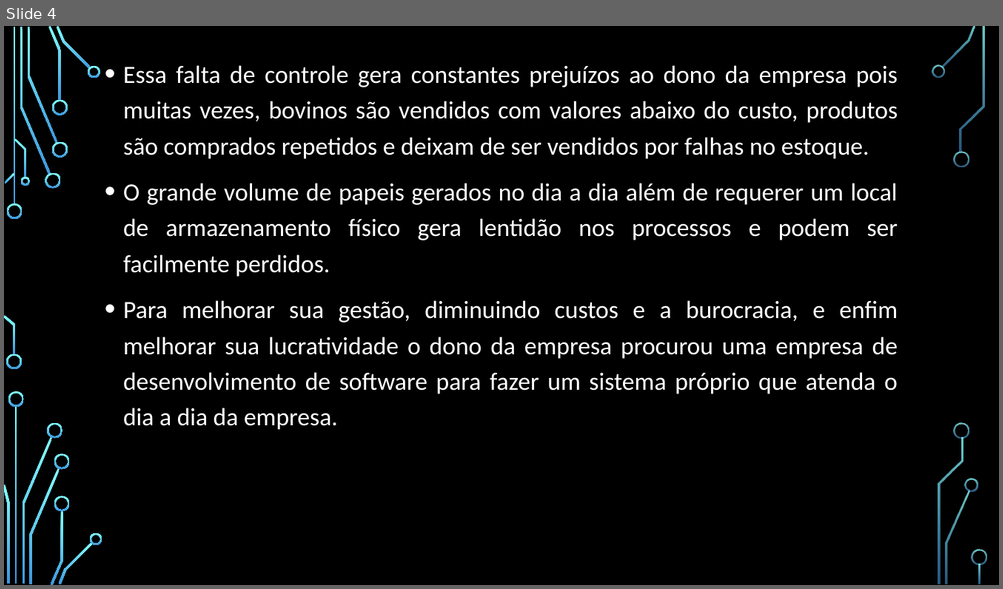
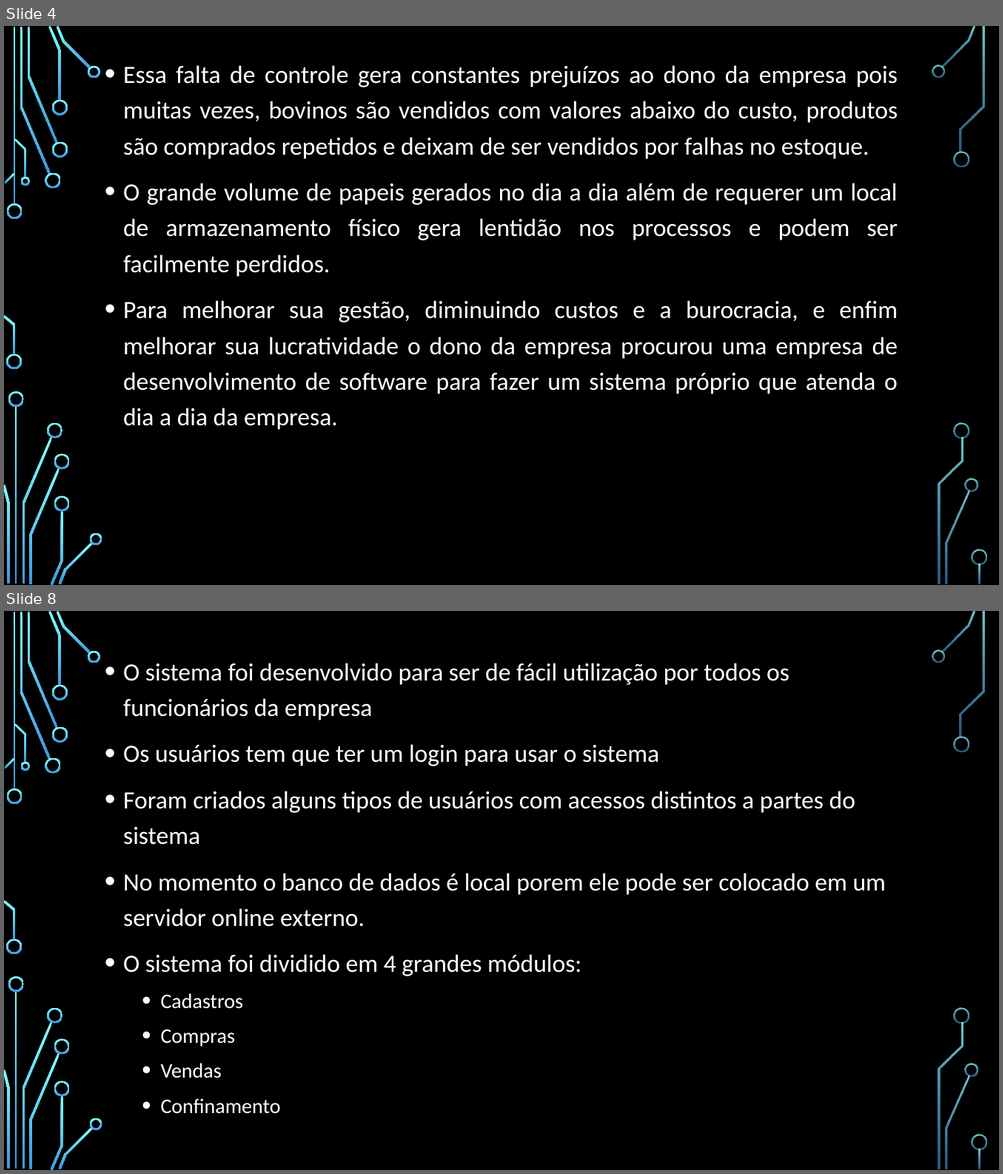
Before and after one commit to chav1985/GerenciamentoBovinos, a slide deck: GerenciamentoBovinos/Documentação/Apresentação/SISTEMA DE GERENCIAMENTO DE BOVINOS.pptx. Shown one above the other, each under a label of ours: slide 4 before the commit, slides 4 and 8 after it; the slides between them are not shown. The pictures are 1003x589 and 1003x1174 pixels, drawn with LibreOffice and Linux fonts; fonts in the diff are those of the drawing; background and template pictures are left out. Boxes give left, top, right and bottom in pixels: in the first picture for what was removed or moved away, otherwise in the second. Text is boxed around its words. In the diff, an @@ line names an element or a change of style, - is before the commit and + after.

```diff
--- a/GerenciamentoBovinos/Documentação/Apresentação/SISTEMA DE GERENCIAMENTO DE BOVINOS.pptx
+++ b/GerenciamentoBovinos/Documentação/Apresentação/SISTEMA DE GERENCIAMENTO DE BOVINOS.pptx
@@ slide 8 added at [4,611,999,1170], background picture (left out); not listed: 36 template elements that a slide beside it also shows @@
@@ text added at [123,663,885,1114], 24 pt, text #FFFFFF @@
+• O sistema foi desenvolvido para ser de fácil utilização por todos os funcionários da empresa
+• Os usuários tem que ter um login para usar o sistema
+• Foram criados alguns tipos de usuários com acessos distintos a partes do sistema
+• No momento o banco de dados é local porem ele pode ser colocado em um servidor online externo.
+• O sistema foi dividido em 4 grandes módulos:
+  • Cadastros
+  • Compras
+  • Vendas
+  • Confinamento
```
Also in this commit, not shown: 3 slides changed, 14 other slides added, 1 other file.
